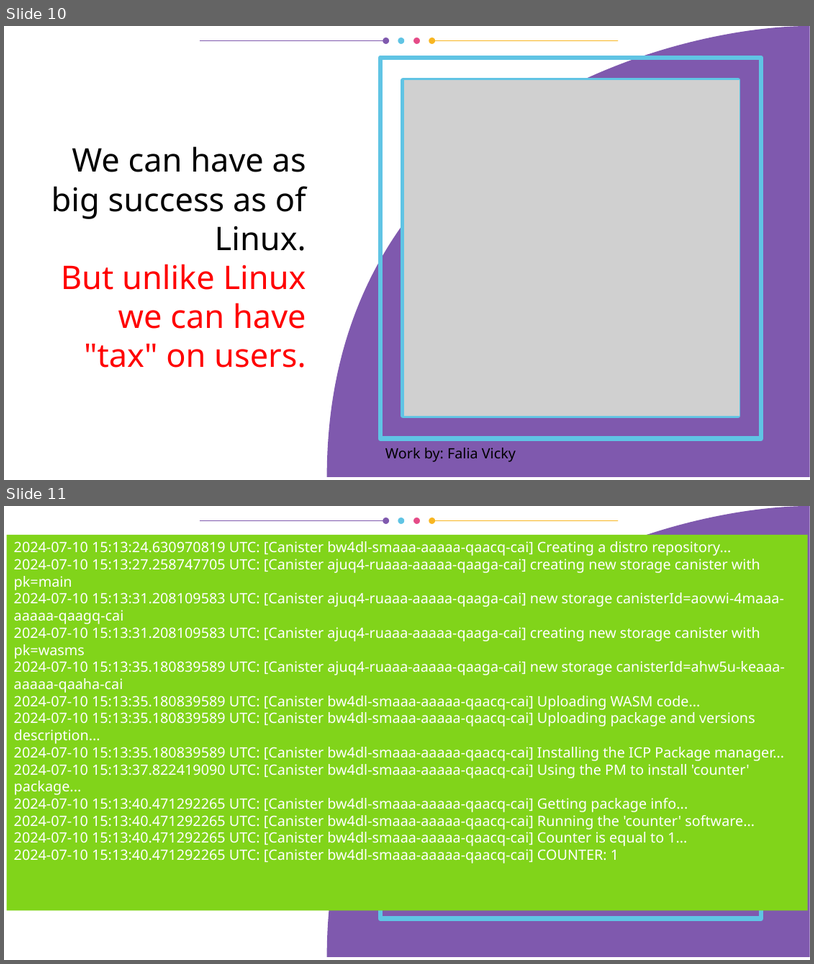
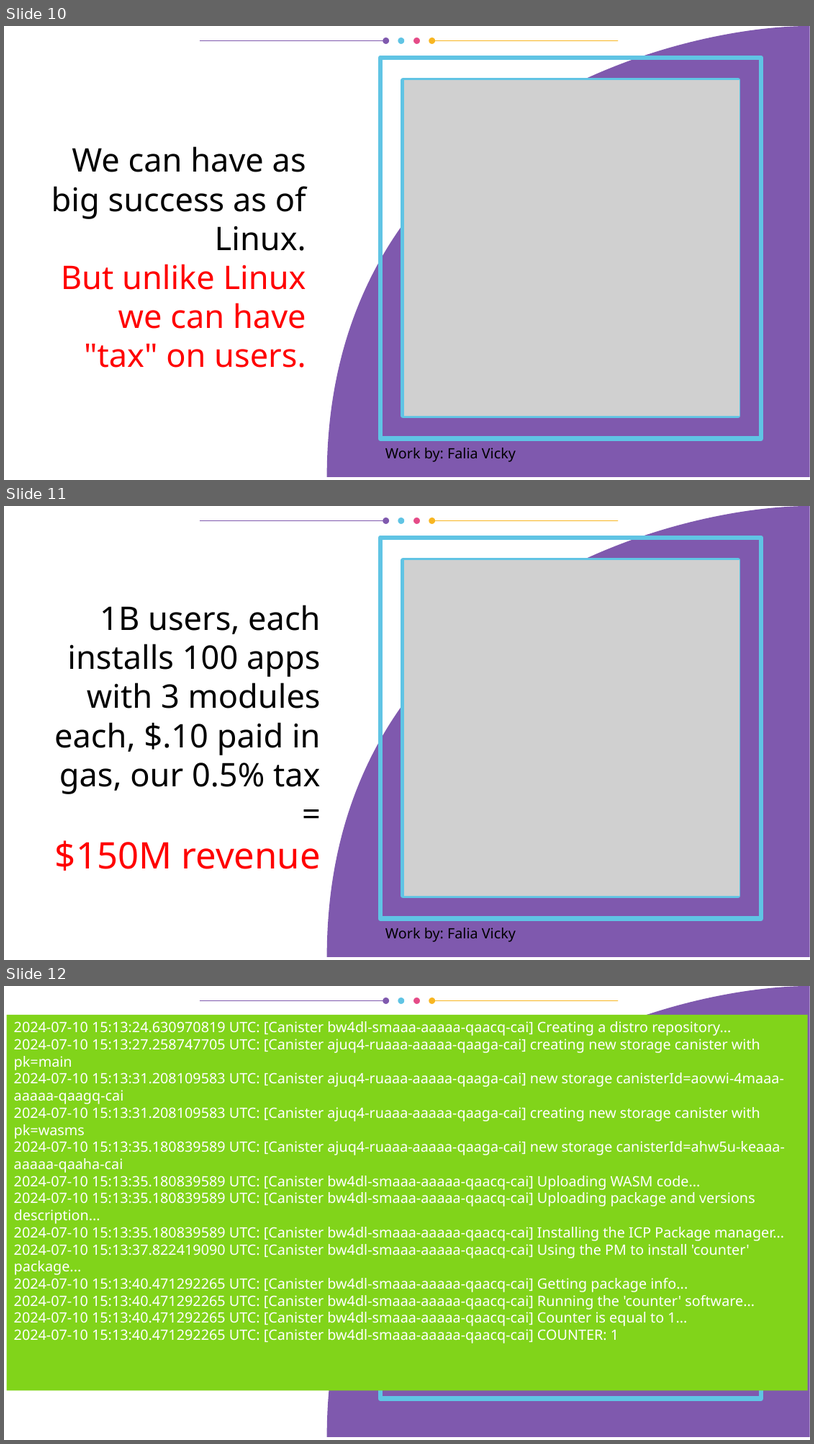
Before and after one commit to vporton/icp-package-manager, a slide deck: docs/presentation.odp. Shown one above the other, each under a label of ours: slides 10 and 11 before the commit, slides 10, 11 and 12 after it. The pictures are 814x964 and 814x1444 pixels, drawn with LibreOffice and Linux fonts; fonts in the diff are those of the drawing; grey boxes stand for pictures. Boxes give left, top, right and bottom in pixels: in the first picture for what was removed or moved away, otherwise in the second. Text is boxed around its words. In the diff, an @@ line names an element or a change of style, - is before the commit and + after.

```diff
--- a/docs/presentation.odp
+++ b/docs/presentation.odp
@@ slide 11 added at box(4, 506, 810, 960), background #FFFFFF; not listed: 9 template elements that a slide beside it also shows @@
@@ picture added at box(404, 560, 740, 896) @@
@@ title added at box(54, 605, 321, 870), 32 pt, text #000000 @@
+1B users, each installs 100 apps with 3 modules each, $.10 paid in gas, our 0.5% tax =
+$150M revenue
@@ text added at box(386, 927, 516, 942), 14 pt, text #000000 @@
+Work by: Falia Vicky
@@ what was slide 11 is now slide 12 @@
```
Also in this commit, not shown: 23 other files.
